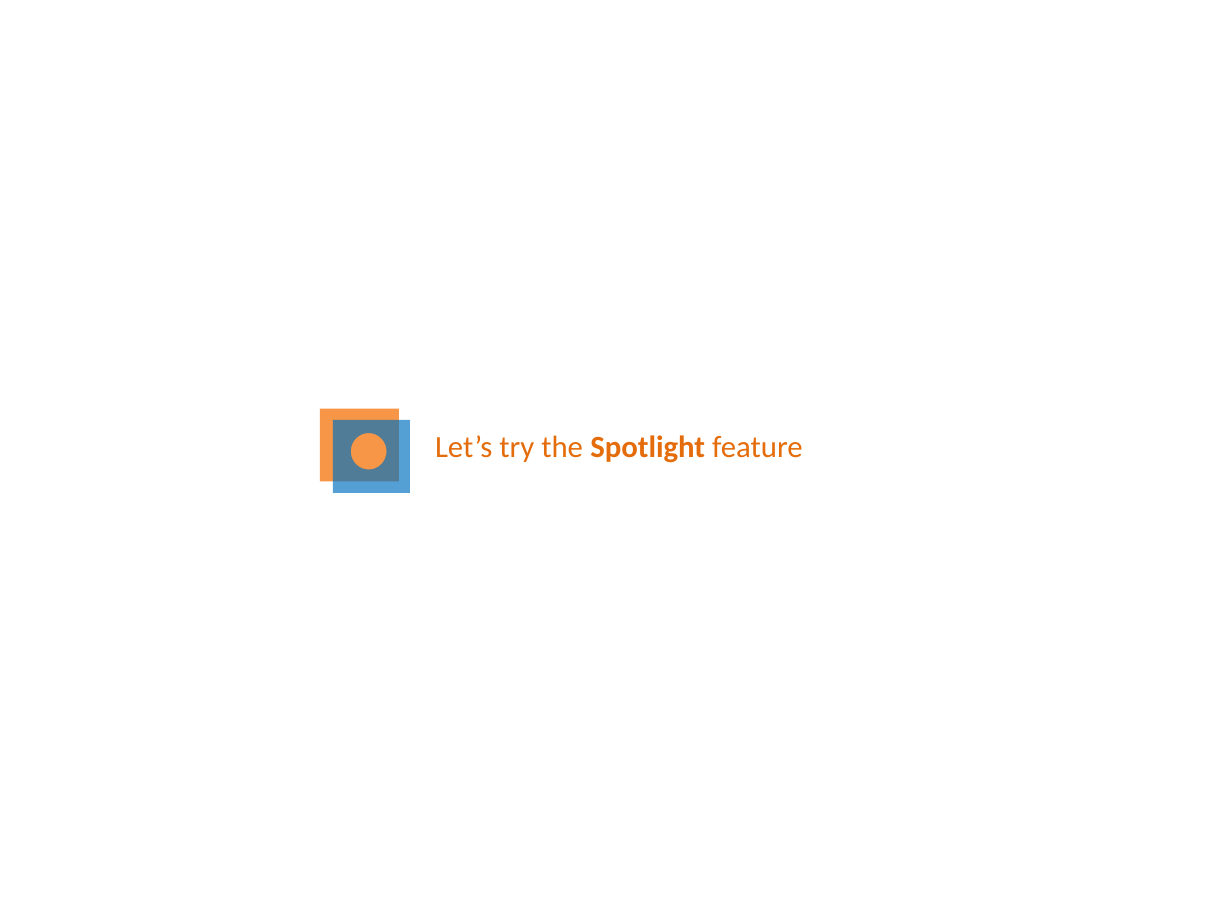
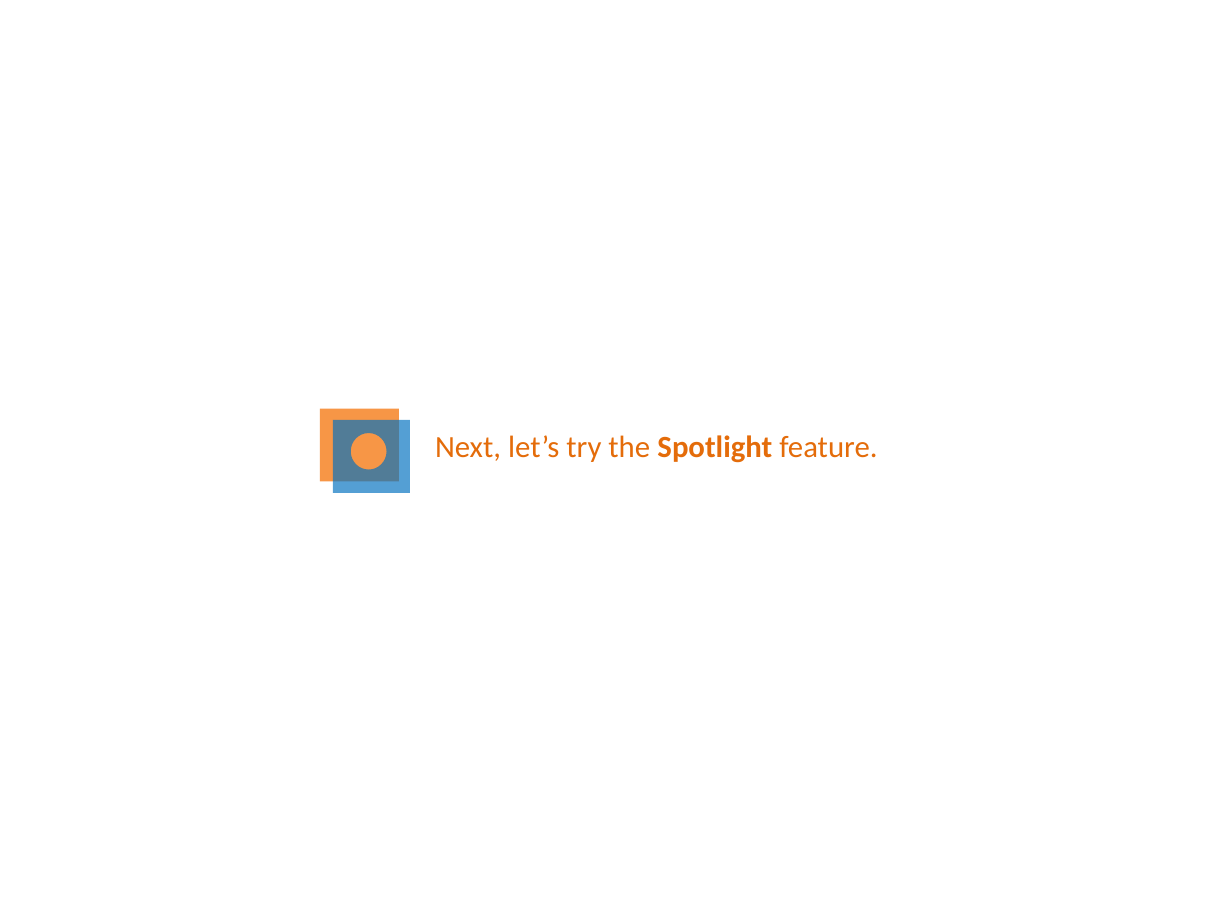
Before and after one commit to PowerPointLabs/PowerPointLabs-Website, a slide deck: slide 8 of samples/tutorial.pptx (slide 4 before the commit). Drawn at 1232x924 pixels with LibreOffice and Linux fonts; fonts in the diff are those of the drawing. Boxes give left, top, right and bottom in pixels: in the first picture for what was removed or moved away, otherwise in the second. Text is boxed around its words. In the diff, an @@ line names an element or a change of style, - is before the commit and + after.

```diff
--- a/samples/tutorial.pptx
+++ b/samples/tutorial.pptx
@@ text at (435,435,877,463): text changed @@
-Let’s try the Spotlight feature
+Next, let’s try the Spotlight feature.
```
Also in this commit, not shown: 16 other slides changed, 10 slides added.
